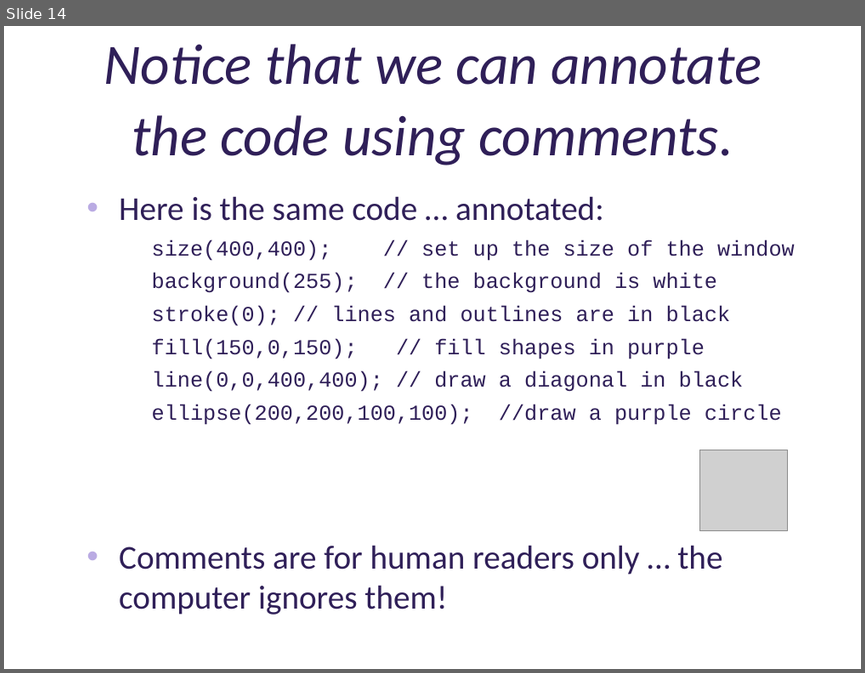
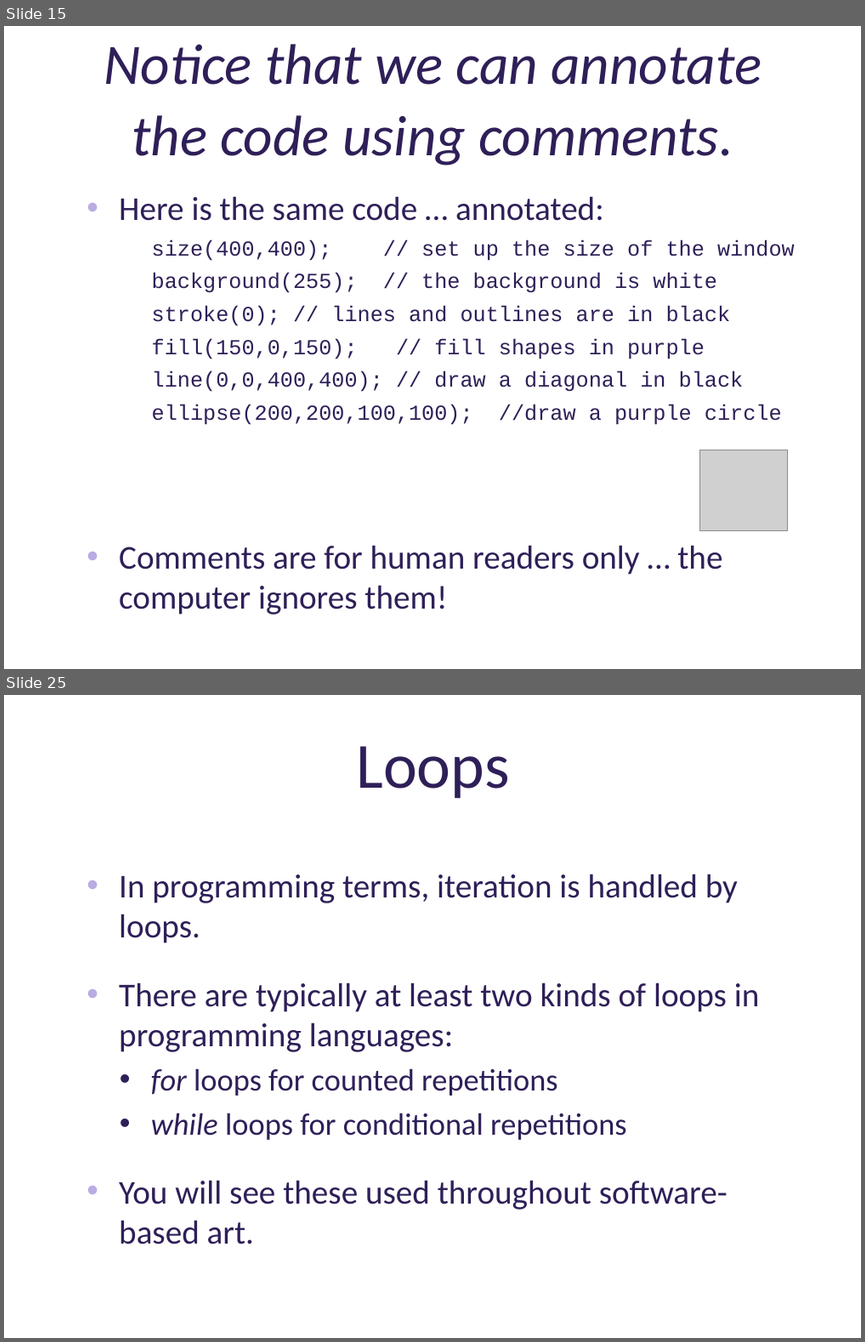
Before and after one commit to deenaengel/TF3_ProcessingSlides, a slide deck: Processing_Presentation_TF3_DE_notes.pptx. Shown one above the other, each under a label of ours: slide 14 before the commit, slides 15 and 25 after it; the slides between them are not shown. The pictures are 865x673 and 865x1342 pixels, drawn with LibreOffice and Linux fonts; fonts in the diff are those of the drawing; grey boxes stand for pictures; background and template pictures are left out. Boxes give left, top, right and bottom in pixels: in the first picture for what was removed or moved away, otherwise in the second. Text is boxed around its words. In the diff, an @@ line names an element or a change of style, - is before the commit and + after.

```diff
--- a/Processing_Presentation_TF3_DE_notes.pptx
+++ b/Processing_Presentation_TF3_DE_notes.pptx
@@ slide 25 added at (4,695,861,1338), background picture (left out) @@
@@ title added at (356,746,509,799), 54 pt, text #2F1F58 @@
+Loops
@@ text added at (119,873,760,1244), 28 pt, text #2F1F58 @@
+• In programming terms, iteration is handled by loops.
+• There are typically at least two kinds of loops in programming languages:
+  • for loops for counted repetitions
+  • while loops for conditional repetitions
+• You will see these used throughout software-based art.
@@ what was slide 14 is now slide 15 @@
```
Also in this commit, not shown: 1 slide changed, 21 other slides added, 3 slides removed, 1 other file.
